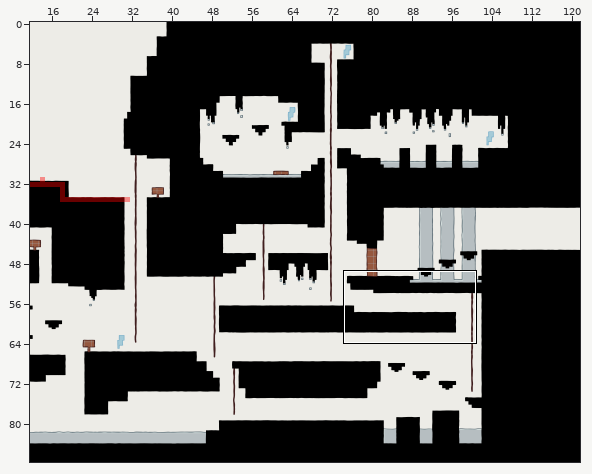
Tiled map, stored at PlatformGame-L13_Pathfinding_AStar_Solution/Assets/Maps/MapTemplate.tmx. The picture above shows the old version from afar; the outline marks the close-up.
Close-up. The starting point:
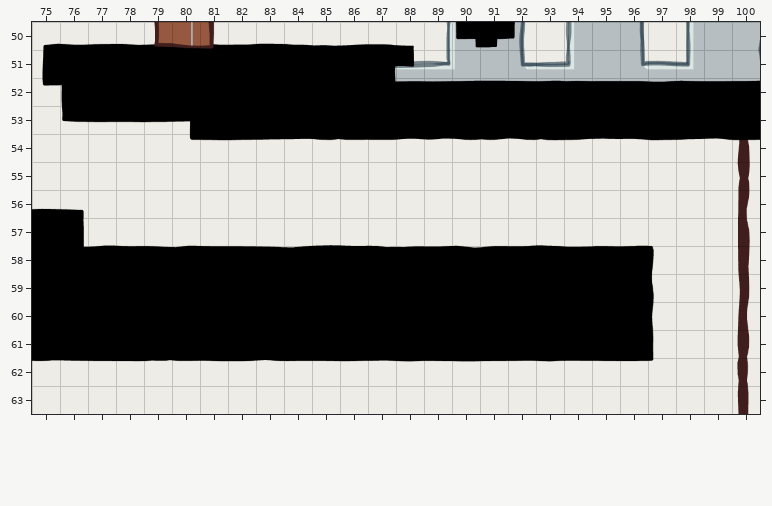
Cells are 32x32 px. Shown: x 75..100, y 50..63. The commit also changed other parts of the map, which this record leaves out. The old version is drawn lined up with the new one.
And afterwards:
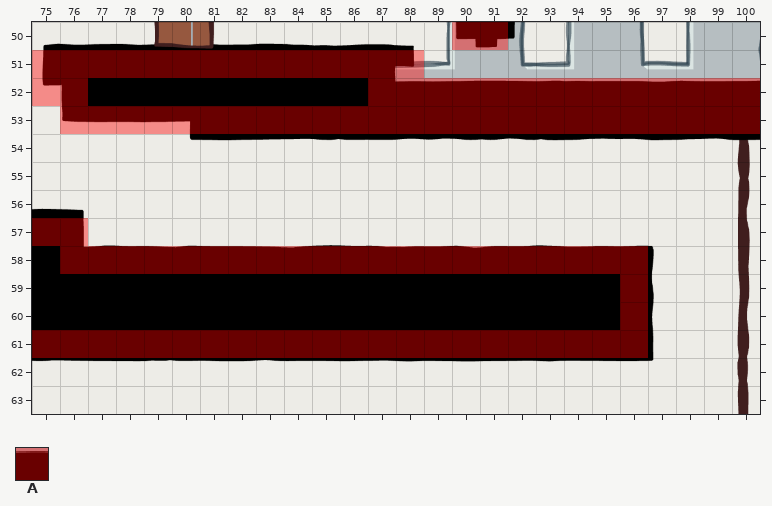
Key: from "MapMetadata": A 0.
_ is an empty cell, . an unchanged one.
See-through tiles are keyed as they look on the map.
Difference:
map size 203x150 -> 122x90 cells
--- layer "Collisions"
@@ x 75..100 @@
-50 ...............__.........
-51 ______________............
-52 __..........______________
-53 ._________________________
+50 ...............AA.........
+51 AAAAAAAAAAAAAA............
+52 AA..........AAAAAAAAAAAAAA
+53 .AAAAAAAAAAAAAAAAAAAAAAAAA
@@ x 75..96 @@
-57 __....................
-58 ._____________________
-59 ....................._
-60 ....................._
-61 ______________________
+57 AA....................
+58 .AAAAAAAAAAAAAAAAAAAAA
+59 .....................A
+60 .....................A
+61 AAAAAAAAAAAAAAAAAAAAAA
